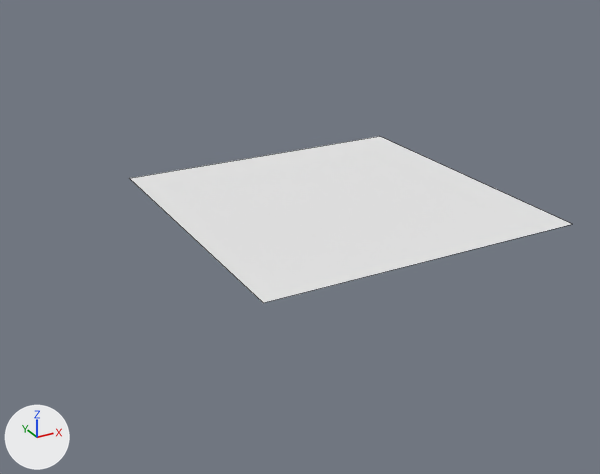
What one commit did to the Blender file Assets/models/house/terrain01/terrain01.blend.
Both versions are drawn from a 50 mm lens placed at (-253.0, -414.0, 187.0), pointed at (-32.0, -12.0, -14.0). Every picture has the same lights, and +X, +Y and +Z are marked at lower left. Mesh edges are drawn as thin lines.
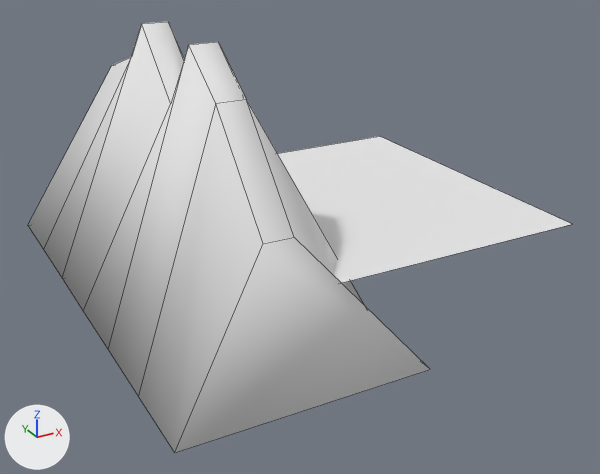
Commit message: terrain01 model implemented but janky

Pixel boxes (x1, y1, x2, y2) of what changed, in the pictures (600 x 474 px):
'mountains01', added
    after: (28, 21, 430, 453)

Edits to the bpy script that builds the scene:
```text
Add mat_terrain01_rocks02:
    mat_terrain01_rocks02 = diffuse_material('terrain01-rocks02')
    mat_terrain01_rocks02.base_color = (0.8, 0.8, 0.8)  # white #e7e7e7
Add me_cube:
    me_cube.from_pydata(...)  # 28 vertices, 26 faces; spans x -68.0..68.0, y -144.0..144.0, z -66.0..84.0
    me_cube.polygons.foreach_set('use_smooth', [True] * 26)
    me_cube.materials.append(mat_terrain01_rocks02)  # its picture is missing
Add ob_mountains01:
    ob_mountains01 = bpy.data.objects.new('mountains01', me_cube)
    ob_mountains01.location = (-91.8, 10.8, 23.9)
```
